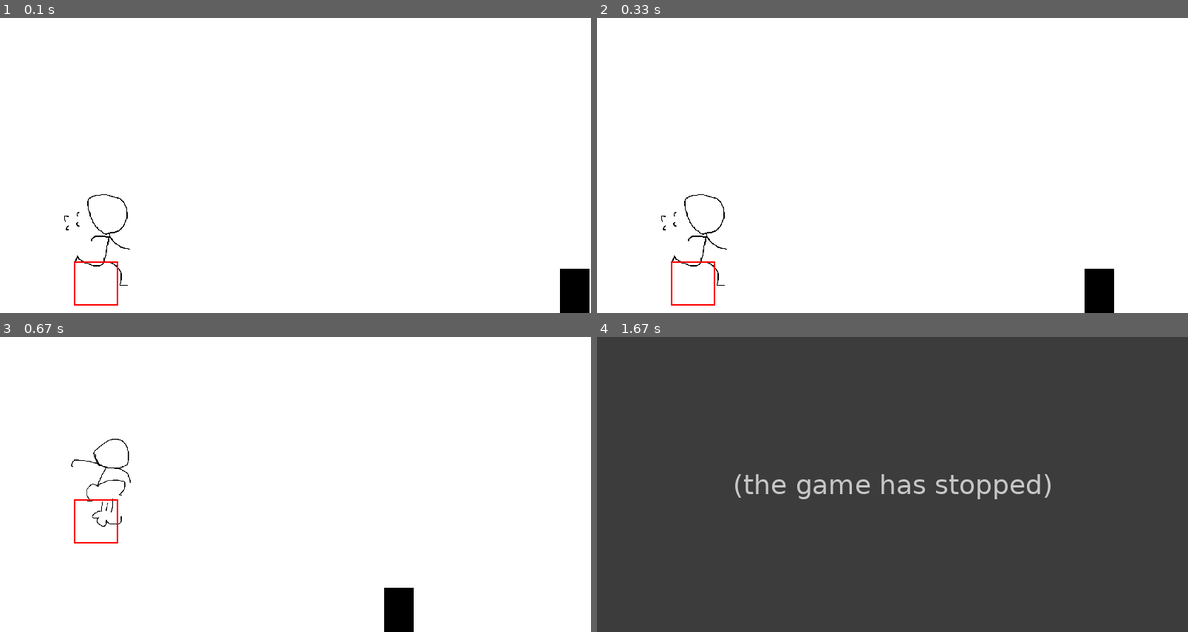
Above: before the commit, frames 1-4 (two rows, left to right).
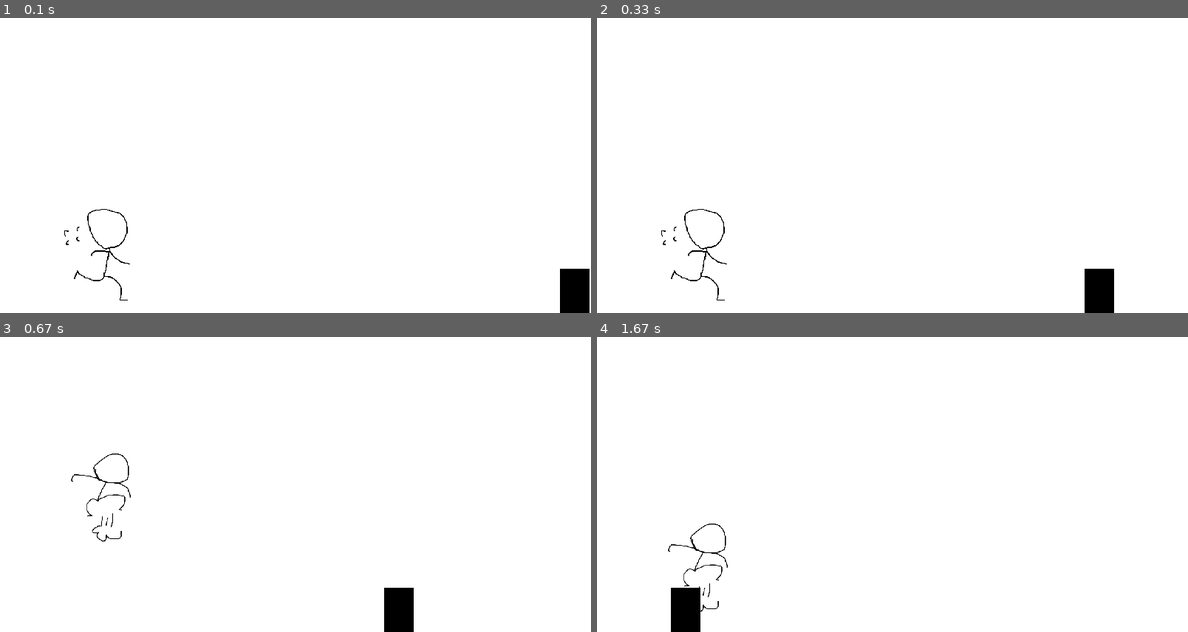
Above: after the commit, the same moments.

Repository: solremifa/pygame
Game: pygame game, started from dino.py
Same seed, same stepped clock (60 frames per second), same inputs: the game is played once before the commit and once after it.
Inputs:
- Up to frame 1 (0.1 s): no input
- Up to frame 2 (0.33 s): no input
- Up to frame 3 (0.67 s): hold Up from 0.33 s (still down)
- Up to frame 4 (1.67 s): release Up at 0.8 s; hold Down 0.83-1.13 s; hold Up 1.17-1.53 s

The runs differ from the first frame. In frame 1, 0.5% of the frame differs, in the area x 10-22%, y 59-98%; in frame 2, 0.5%; in frame 3, 0.6%; in frame 4, 100%, in the area x 0-100%, y 0-100%.
Before the commit the program exited at 1.63 s; later frames show no game.

Commit message:
dino v_2.4.0 add more logic

Diff:
--- a/dino.py
+++ b/dino.py
@@ -23,8 +23,18 @@
 # 공룡 위치(논리적 위치 기준)
 dino = pygame.Rect(50, HEIGHT - 60, 60, 60)
 
-# 장애물
-obstacle = pygame.Rect(WIDTH, HEIGHT - 60, 40, 60)
+# 초기 장애물 설정
+def create_obstacle():
+    kind = random.choice(["ground", "air"])
+    if kind == "ground":  # 점프로 넘는 장애물
+        obstacle = pygame.Rect(WIDTH, HEIGHT - 60, 40, 60)  # 바닥에 붙은 장애물
+        obstacle_hitbox = pygame.Rect(WIDTH + 5, HEIGHT - 55, 30, 40)
+    else:  # 슬라이딩으로 통과하는 장애물 (공중)
+        obstacle = pygame.Rect(WIDTH, HEIGHT - 130, 40, 30)  # 위에 떠 있는 장애물
+        obstacle_hitbox = pygame.Rect(WIDTH + 5, HEIGHT - 185, 30, 20)
+    return kind, obstacle, obstacle_hitbox
+
+obstacle_type, obstacle, obstacle_hitbox = create_obstacle()
 obstacle_speed = 7
 
 # 점프 관련 변수
@@ -62,7 +72,7 @@
             is_jumping = False
             velocity = 0
 
-    # 3. 이미지 상태 선택 + 실제 위치 보정
+    # 3. 공룡 이미지 상태
     if is_jumping:
         active_img = char_jump_img
     elif is_sliding:
@@ -70,27 +80,40 @@
     else:
         active_img = char_run_img
 
-    draw_y = dino.y - active_img.get_height() + dino.height
+    draw_y = dino.y - active_img.get_height() + dino.height + 20
     screen.blit(active_img, (dino.x, draw_y))
 
-    # 4. 히트박스 생성 (상태에 따라 위치 보정)
+    # 4. 공룡 히트박스
     if is_sliding:
-        hitbox = pygame.Rect(dino.x + 50, draw_y + 190, 60, 40)
+        hitbox = pygame.Rect(dino.x + 50, draw_y + 140, 60, 90)
     else:
-        hitbox = pygame.Rect(dino.x + 50, draw_y + 130, 60, 60)
-    pygame.draw.rect(screen, (255, 0, 0), hitbox, 2)  # 히트박스 시각화
+        hitbox = pygame.Rect(dino.x + 50, draw_y + 60, 60, 90)
+
 
     # 5. 장애물 이동 및 재생성
     obstacle.x -= obstacle_speed
+    obstacle_hitbox.x = obstacle.x + 5  # 오프셋 유지
+    obstacle_hitbox.y = obstacle.y + 10
+
     if obstacle.right < 0:
-        obstacle.x = WIDTH + random.randint(100, 300)
+        obstacle_type, obstacle, obstacle_hitbox = create_obstacle()
 
-    pygame.draw.rect(screen, (0, 0, 0), obstacle)
+    pygame.draw.rect(screen, (0, 0, 0), obstacle)            # 장애물 시각화
+
+
+    # pygame.draw.rect(screen, (0, 0, 255), obstacle_hitbox, 2)  # 장애물 히트박스 시각화
+    # pygame.draw.rect(screen, (255, 0, 0), hitbox, 2) # 공룡 히트박스 시각화
+
 
     # 6. 충돌 판정
-    if hitbox.colliderect(obstacle):
-        print("충돌!")
-        running = False
+    if hitbox.colliderect(obstacle_hitbox):
+        if obstacle_type == "air" and is_sliding:
+            pass  # 슬라이딩으로 통과 성공
+        elif obstacle_type == "ground" and is_jumping:
+            pass  # 점프로 회피 성공
+        else:
+            print("충돌!")
+            running = False
 
     pygame.display.flip()
     clock.tick(60)
